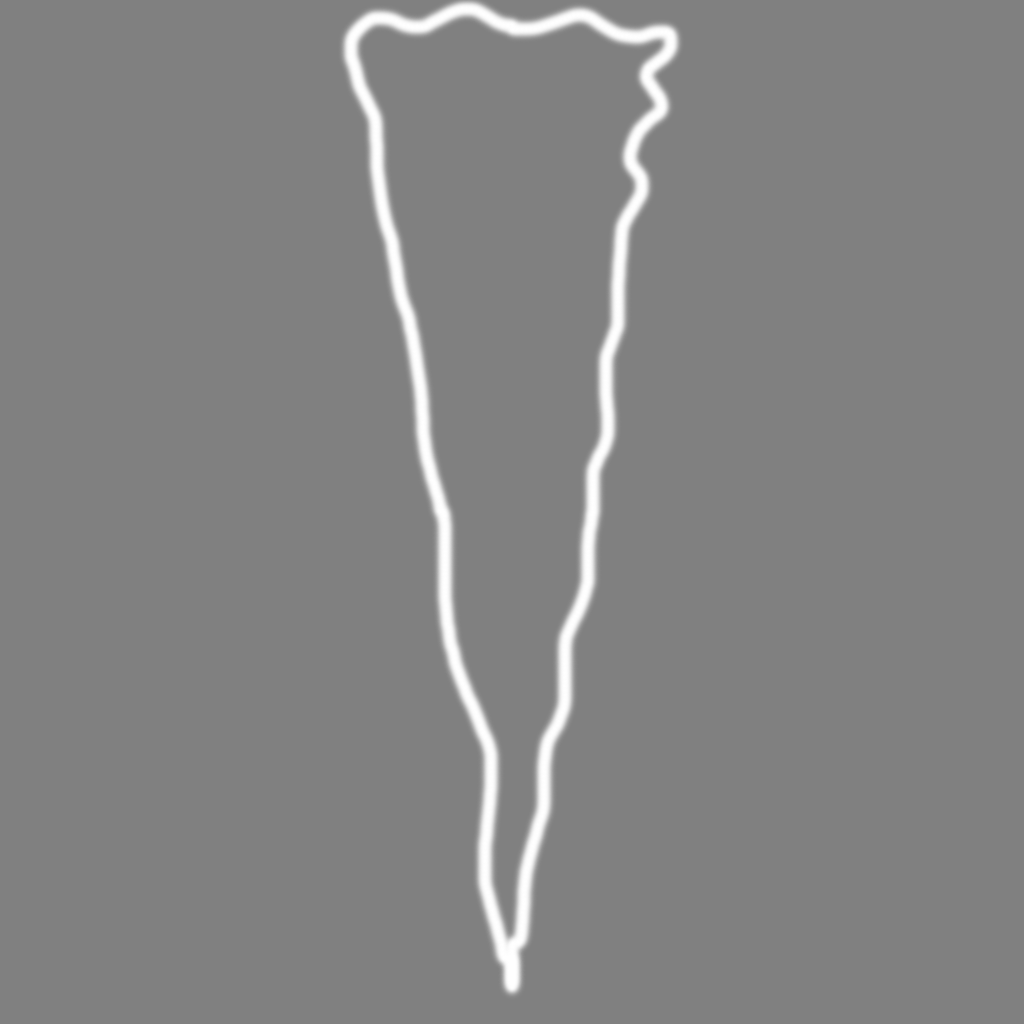
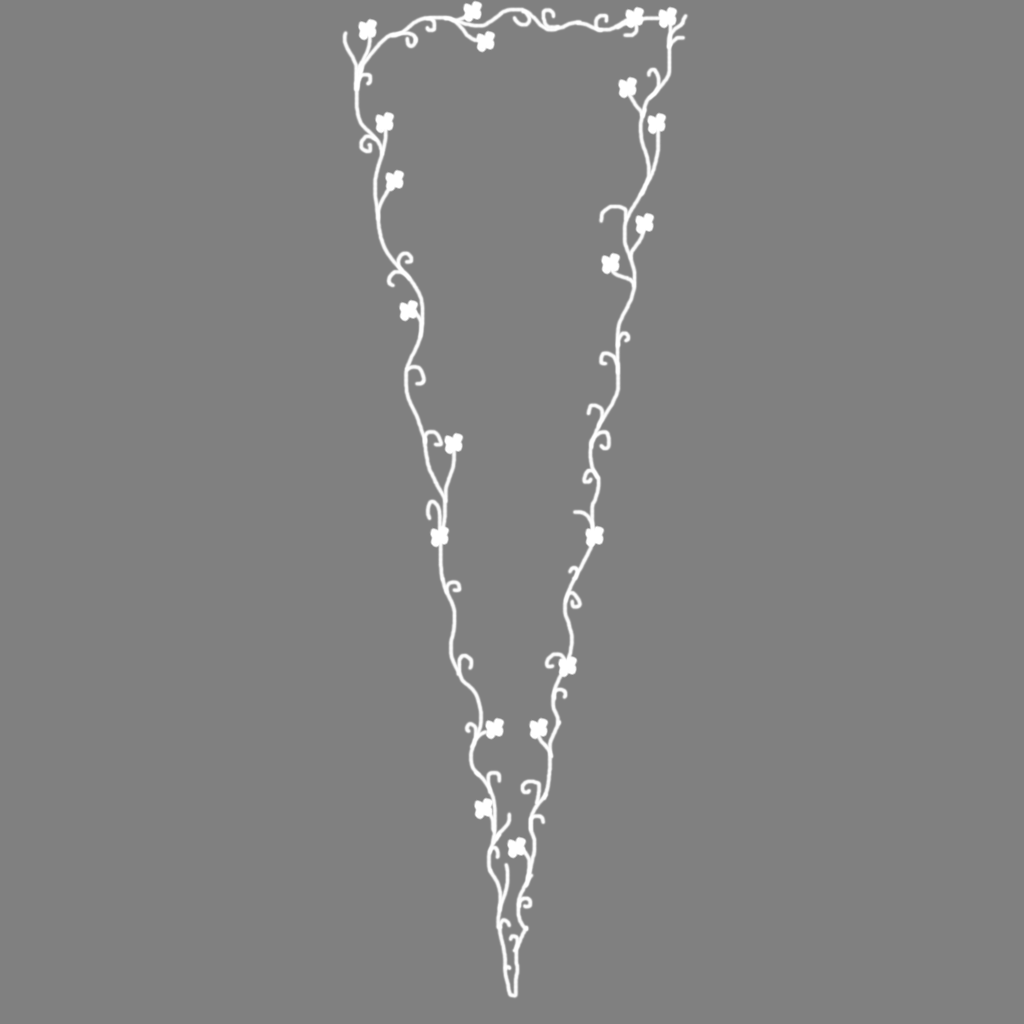
Layers edited between the first and the second w=1024, h=1024 image:
added group "Flowers" with 20 layers above "Layer 2" over box(357, 0, 679, 860)
added layer "Layer 4 copy 7" in group "Flowers" over box(357, 18, 379, 42)
added layer "Layer 4 copy 6" in group "Flowers" over box(624, 6, 646, 30)
added layer "Layer 4 copy 5" in group "Flowers" over box(657, 6, 679, 30)
added layer "Layer 4 copy 4" in group "Flowers" over box(617, 76, 639, 100)
added layer "Layer 4 copy 3" in group "Flowers" over box(646, 112, 668, 136)
added layer "Layer 4 copy 9" in group "Flowers" over box(473, 797, 495, 821)
added layer "Layer 4 copy 16" in group "Flowers" over box(462, 0, 484, 24)
added layer "Layer 4 copy 15" in group "Flowers" over box(475, 30, 497, 53)
added layer "Layer 4 copy 14" in group "Flowers" over box(374, 111, 395, 135)
added layer "Layer 4 copy 13" in group "Flowers" over box(384, 169, 405, 193)
added layer "Layer 4 copy 18" in group "Flowers" over box(600, 252, 622, 276)
added layer "Layer 4 copy 17" in group "Flowers" over box(634, 212, 655, 236)
added layer "Layer 4 copy 12" in group "Flowers" over box(398, 299, 420, 323)
added layer "Layer 4 copy 11" in group "Flowers" over box(443, 432, 464, 456)
added layer "Layer 4 copy 10" in group "Flowers" over box(429, 525, 451, 549)
added layer "Layer 4 copy 8" in group "Flowers" over box(484, 717, 505, 741)
added layer "Layer 4 copy 2" in group "Flowers" over box(584, 525, 605, 549)
added layer "Layer 4 copy" in group "Flowers" over box(557, 655, 578, 679)
added layer "Layer 4" in group "Flowers" over box(528, 717, 550, 741)
added layer "Layer 3" in group "Flowers" over box(506, 836, 528, 860)
added layer "Layer 2" above "Layer 1" over box(341, 6, 689, 999)
hid "Layer 1", painted on it over box(339, 0, 685, 999)
